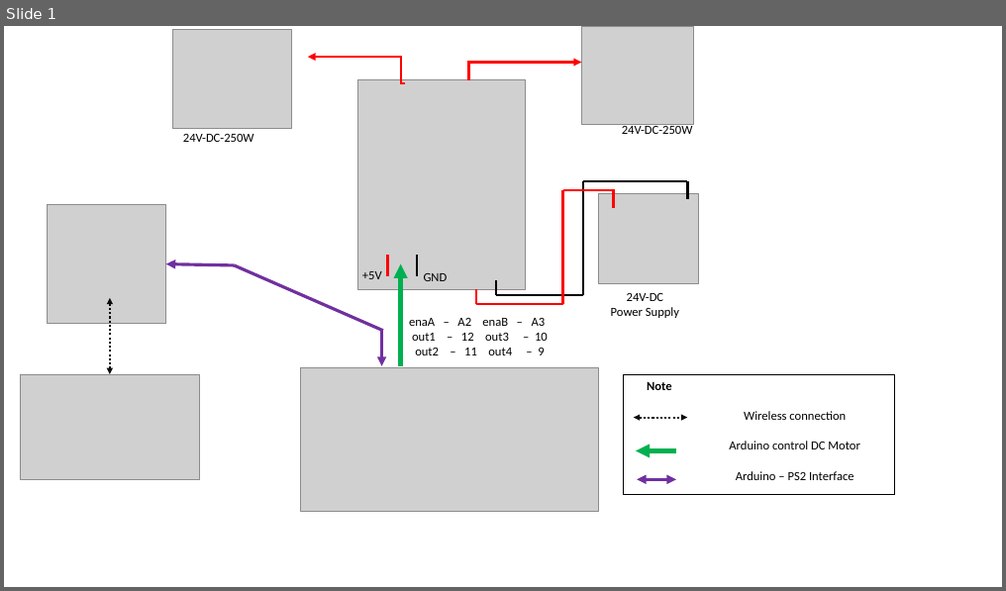
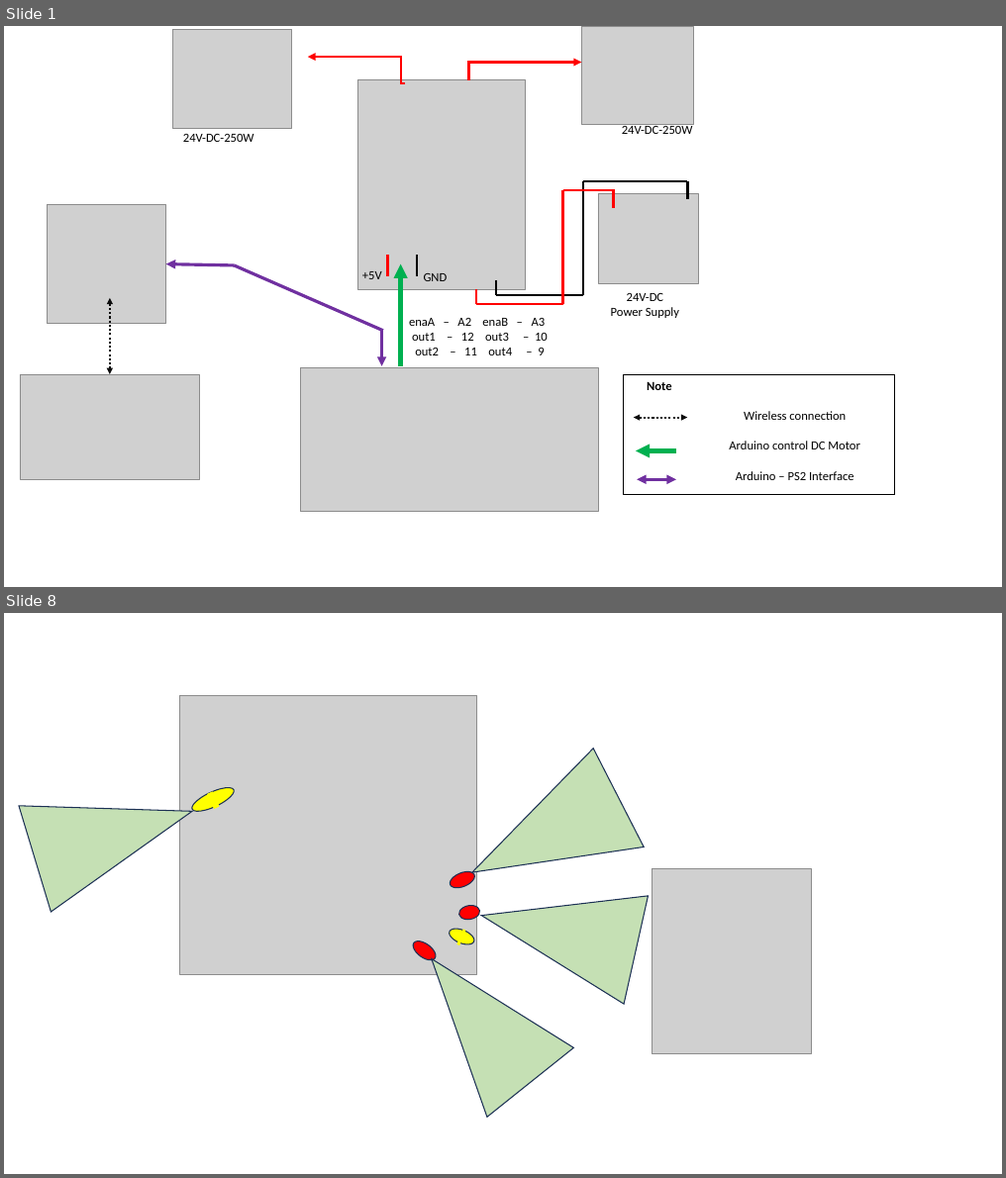
Before and after one commit to vo-hp/Power-Weelchair, a slide deck: presentation.pptx. Shown one above the other, each under a label of ours: slide 1 before the commit, slides 1 and 8 after it; the slides between them are not shown. The pictures are 1006x591 and 1006x1178 pixels, drawn with LibreOffice and Linux fonts; fonts in the diff are those of the drawing; grey boxes stand for pictures. Boxes give left, top, right and bottom in pixels: in the first picture for what was removed or moved away, otherwise in the second. Text is boxed around its words. In the diff, an @@ line names an element or a change of style, - is before the commit and + after.

```diff
--- a/presentation.pptx
+++ b/presentation.pptx
@@ slide 8 added at <box>4,613,1002,1174</box>, background #FFFFFF @@
@@ flow chart extract added at <box>19,759,208,912</box>, fill #C5E0B4, outline #1E3256 1 pt @@
@@ flow chart extract added at <box>447,749,644,922</box>, fill #C5E0B4, outline #1E3256 1 pt @@
@@ group added at <box>180,695,481,974</box>: 5 ellipses, 1 picture @@
@@ flow chart extract added at <box>469,861,648,1004</box>, fill #C5E0B4, outline #1E3256 1 pt @@
@@ picture added at <box>651,868,811,1054</box> @@
@@ flow chart extract added at <box>388,924,573,1117</box>, fill #C5E0B4, outline #1E3256 1 pt @@
```
Also in this commit, not shown: 7 other slides added, 2 slides removed, 3 other files.
